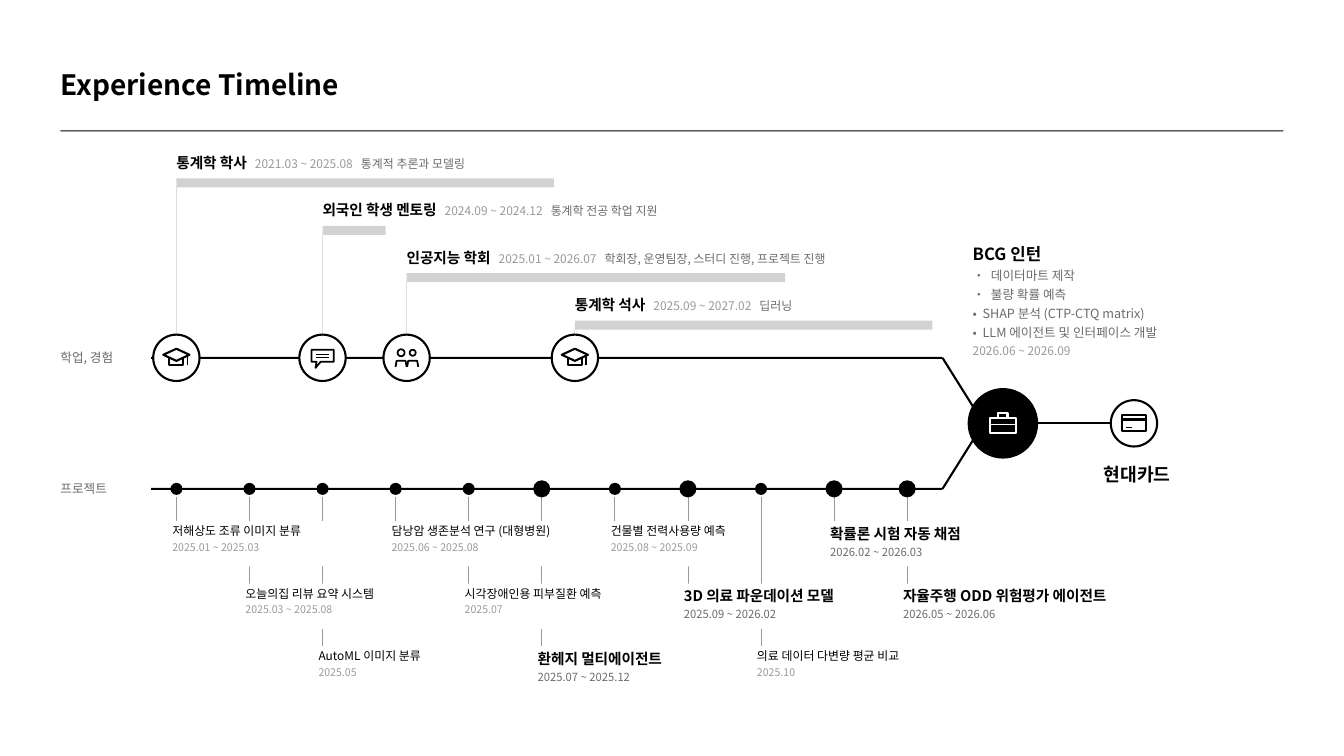
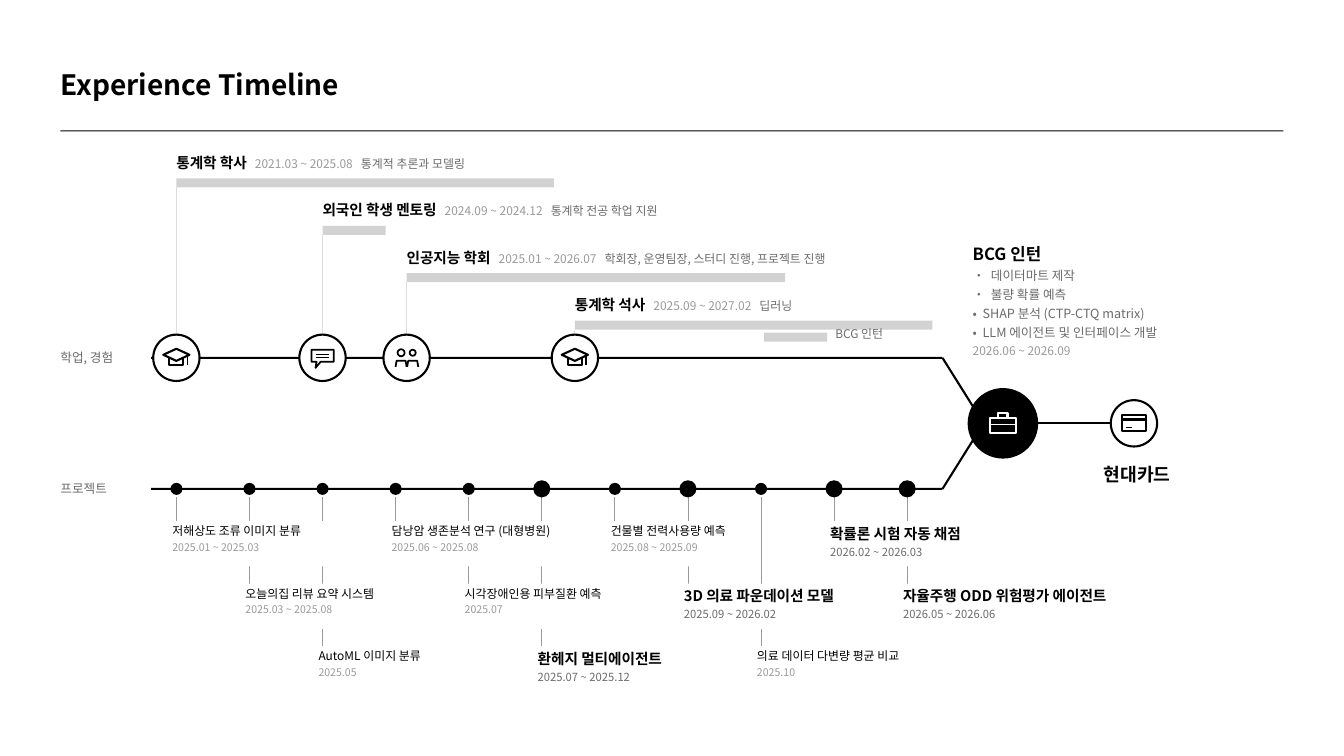
Before and after one commit to kjhoeakjy/csm-auto, a slide deck: slide 1 of ppt/역량PT_김연주.pptx. Drawn at 1344x756 pixels with LibreOffice and Linux fonts; fonts in the diff are those of the drawing. Boxes give left, top, right and bottom in pixels: in the first picture for what was removed or moved away, otherwise in the second. Text is boxed around its words. In the diff, an @@ line names an element or a change of style, - is before the commit and + after.

```diff
--- a/ppt/역량PT_김연주.pptx
+++ b/ppt/역량PT_김연주.pptx
@@ text added at bbox=[835, 328, 883, 339], 8.5 pt, text #6B6B6B @@
+BCG 인턴
@@ rectangle added at bbox=[764, 333, 828, 342], fill #D2D2D2 @@
```
Also in this commit, not shown: 1 other slide changed, 50 other files.
